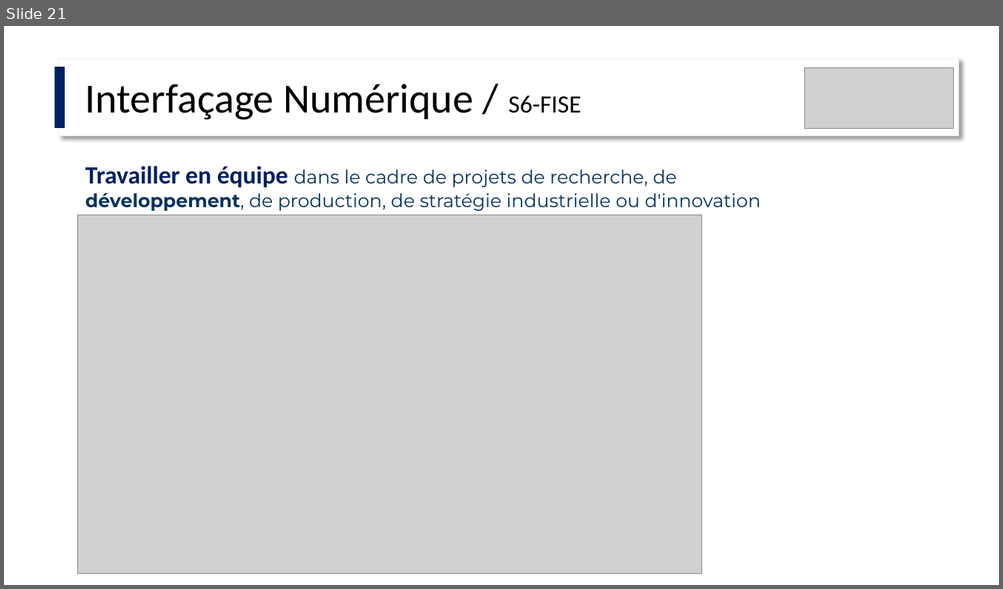
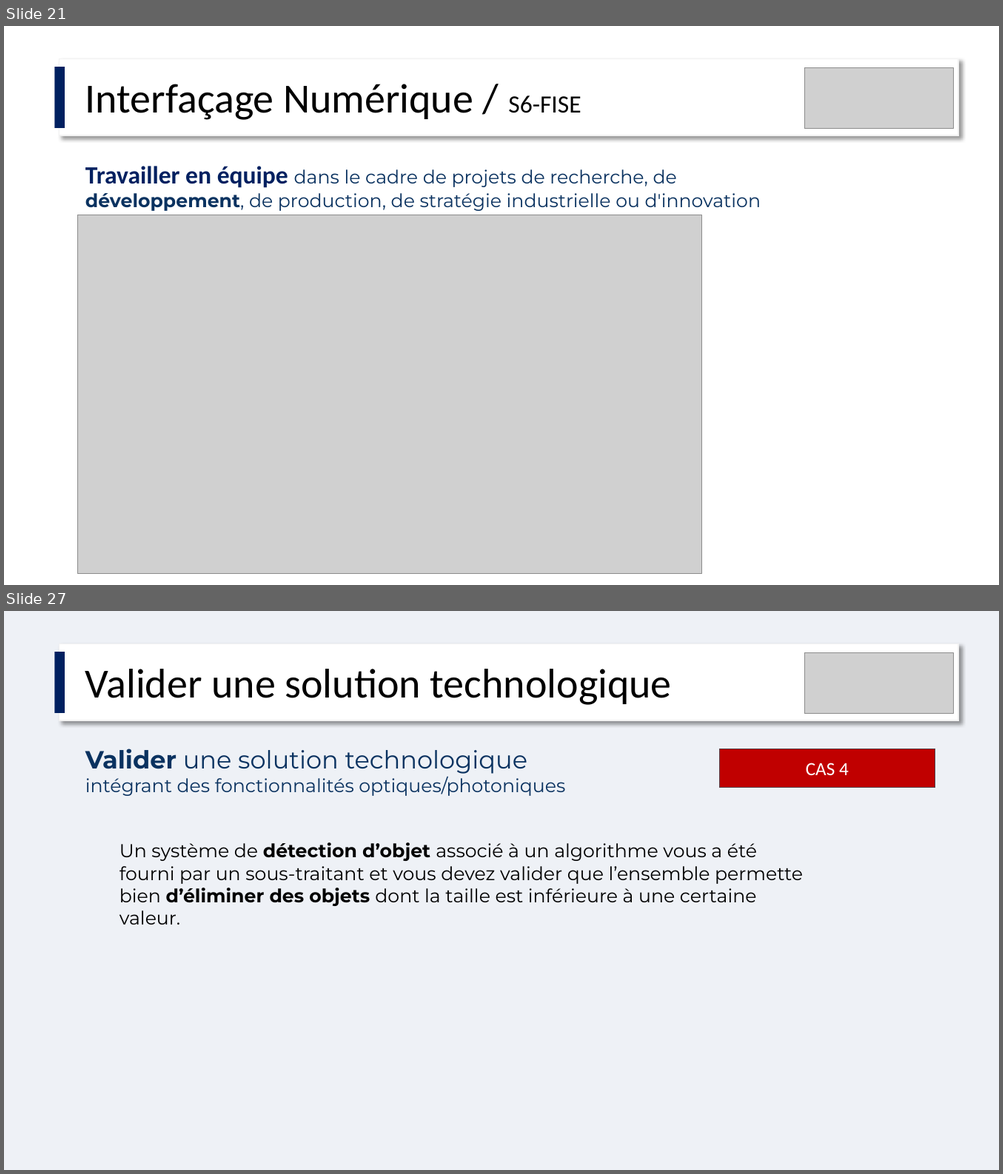
Before and after one commit to IOGS-Digital-Methods/semester-6, a slide deck: InterfacageNumerique/APC/S6_IntNum_APC.pptx. Shown one above the other, each under a label of ours: slide 21 before the commit, slides 21 and 27 after it; the slides between them are not shown. The pictures are 1003x589 and 1003x1174 pixels, drawn with LibreOffice and Linux fonts; fonts in the diff are those of the drawing; grey boxes stand for pictures. Boxes give left, top, right and bottom in pixels: in the first picture for what was removed or moved away, otherwise in the second. Text is boxed around its words. In the diff, an @@ line names an element or a change of style, - is before the commit and + after.

```diff
--- a/InterfacageNumerique/APC/S6_IntNum_APC.pptx
+++ b/InterfacageNumerique/APC/S6_IntNum_APC.pptx
@@ slide 27 added at [4, 611, 999, 1170], background #EEF1F6 @@
@@ rectangle added at [55, 652, 65, 713], fill #002060 @@
@@ rectangle added at [60, 644, 959, 721], fill #FFFFFF, outline #F2F2F2 1 pt @@
@@ picture added at [805, 652, 954, 714] @@
@@ text added at [85, 669, 671, 705], 40 pt, text #000000 @@
+Valider une solution technologique
@@ text added at [85, 749, 565, 796], 18 pt, text #0A3260 @@
+Valider une solution technologique
+intégrant des fonctionnalités optiques/photoniques
@@ rectangle added at [720, 749, 935, 788], fill #C00000, outline #574249 1 pt, 18 pt, text #FFFFFF @@
+CAS 4
@@ text added at [119, 843, 802, 925], 18 pt, text #000000 @@
+Un système de détection d’objet associé à un algorithme vous a été fourni par un sous-traitant et vous devez valider que l’ensemble permette bien d’éliminer des objets dont la taille est inférieure à une certaine valeur.
```
Also in this commit, not shown: 6 slides changed, 4 other slides added, 2 other files.
